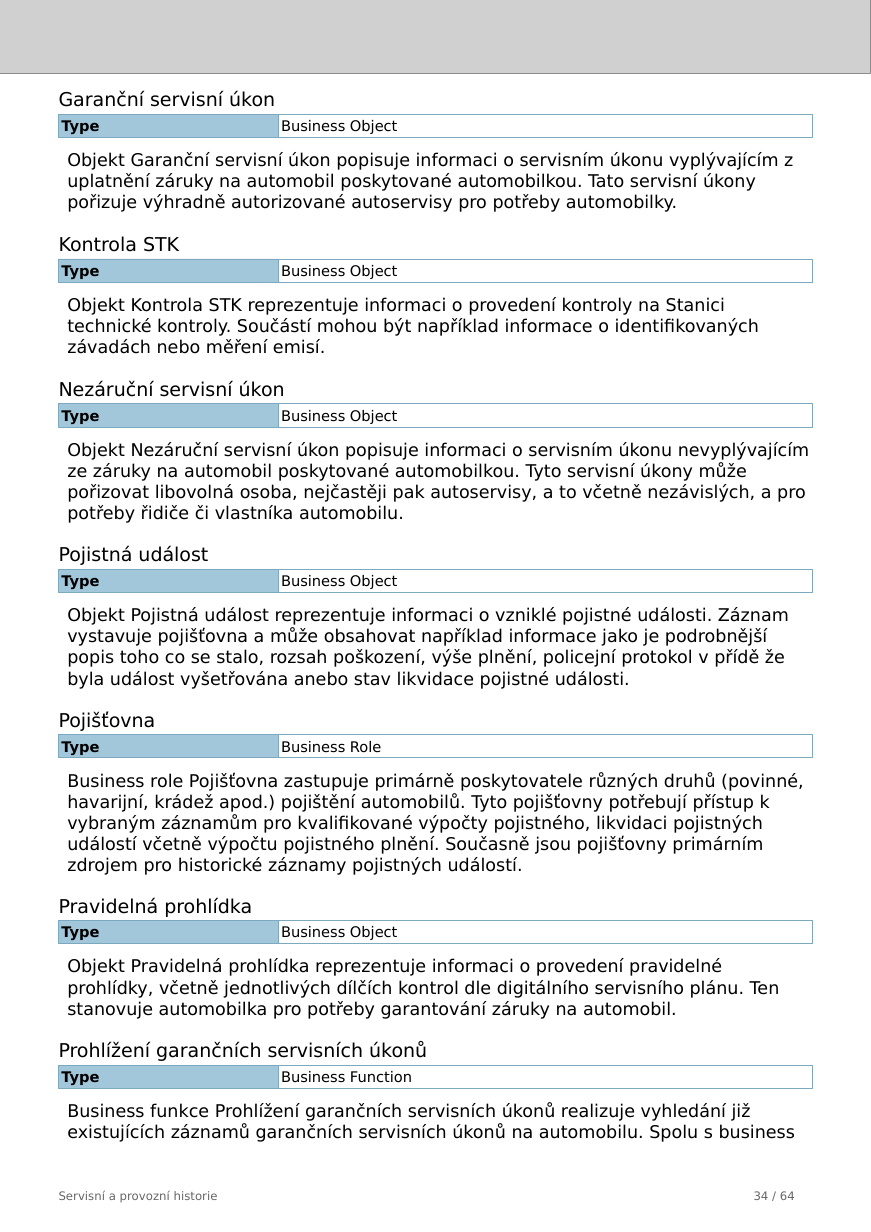
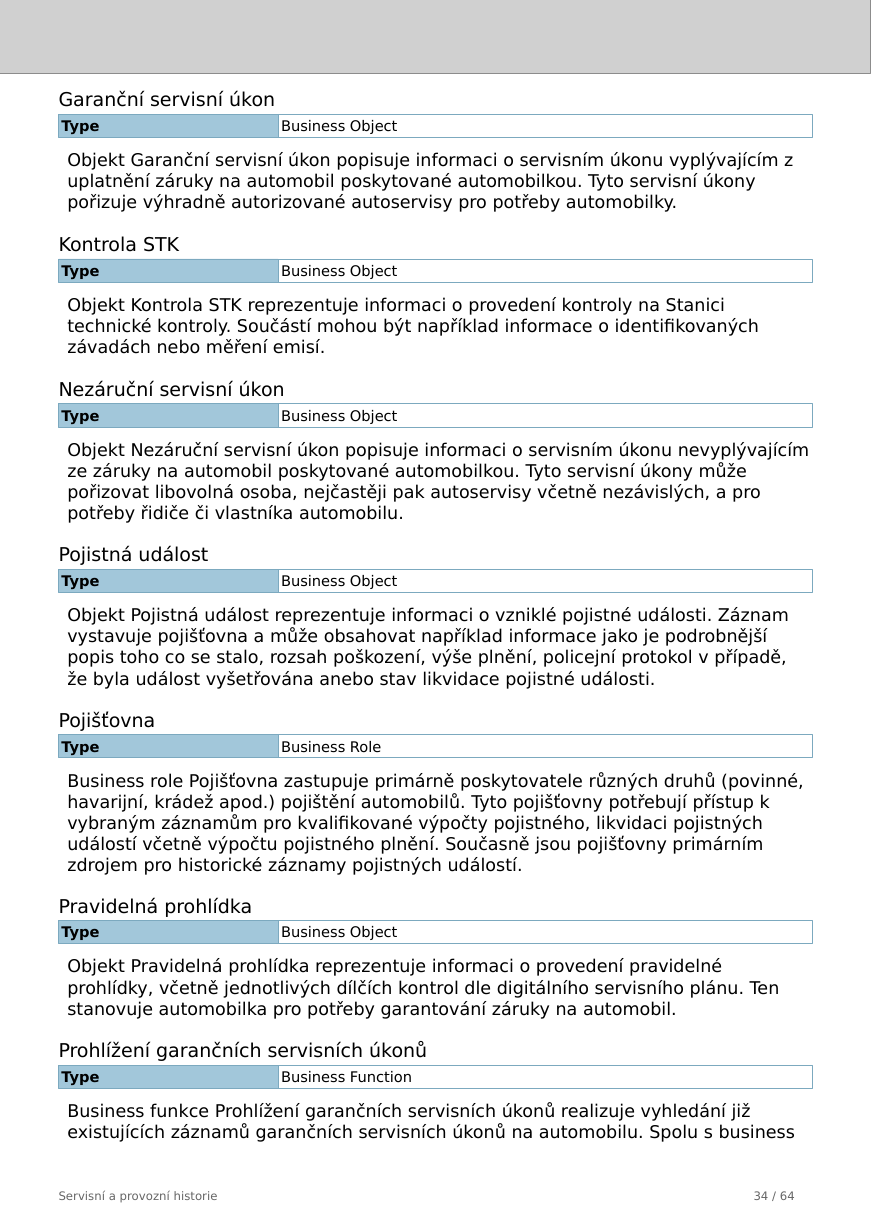
Before and after one commit to friedmannmartin/servisni_a_provozni_historie, a slide deck: slide 34 of report/jasper/servisni_a_provozni_historie.pptx. Drawn at 871x1232 pixels with LibreOffice and Linux fonts; fonts in the diff are those of the drawing; grey boxes stand for pictures. Boxes give left, top, right and bottom in pixels: in the first picture for what was removed or moved away, otherwise in the second. Text is boxed around its words. In the diff, an @@ line names an element or a change of style, - is before the commit and + after.

```diff
--- a/report/jasper/servisni_a_provozni_historie.pptx
+++ b/report/jasper/servisni_a_provozni_historie.pptx
@@ text at bbox=[67, 152, 793, 212]: text changed @@
-Objekt Garanční servisní úkon popisuje informaci o servisním úkonu vyplývajícím z uplatnění záruky na automobil poskytované automobilkou. Tato servisní úkony pořizuje výhradně autorizované autoservisy pro potřeby automobilky.
+Objekt Garanční servisní úkon popisuje informaci o servisním úkonu vyplývajícím z uplatnění záruky na automobil poskytované automobilkou. Tyto servisní úkony pořizuje výhradně autorizované autoservisy pro potřeby automobilky.
@@ text at bbox=[67, 442, 810, 523]: text changed @@
-Objekt Nezáruční servisní úkon popisuje informaci o servisním úkonu nevyplývajícím ze záruky na automobil poskytované automobilkou. Tyto servisní úkony může pořizovat libovolná osoba, nejčastěji pak autoservisy, a to včetně nezávislých, a pro potřeby řidiče či vlastníka automobilu.
+Objekt Nezáruční servisní úkon popisuje informaci o servisním úkonu nevyplývajícím ze záruky na automobil poskytované automobilkou. Tyto servisní úkony může pořizovat libovolná osoba, nejčastěji pak autoservisy včetně nezávislých, a pro potřeby řidiče či vlastníka automobilu.
@@ text at bbox=[67, 608, 789, 689]: text changed @@
-Objekt Pojistná událost reprezentuje informaci o vzniklé pojistné události. Záznam vystavuje pojišťovna a může obsahovat například informace jako je podrobnější popis toho co se stalo, rozsah poškození, výše plnění, policejní protokol v přídě že byla událost vyšetřována anebo stav likvidace pojistné události.
+Objekt Pojistná událost reprezentuje informaci o vzniklé pojistné události. Záznam vystavuje pojišťovna a může obsahovat například informace jako je podrobnější popis toho co se stalo, rozsah poškození, výše plnění, policejní protokol v případě, že byla událost vyšetřována anebo stav likvidace pojistné události.
```
Also in this commit, not shown: 10 other slides changed, 5 other files.
